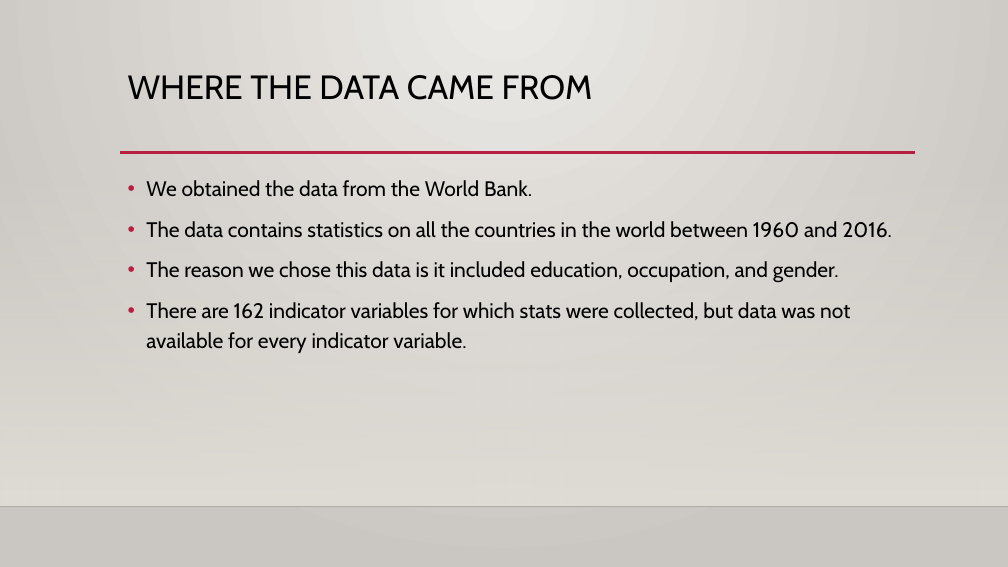
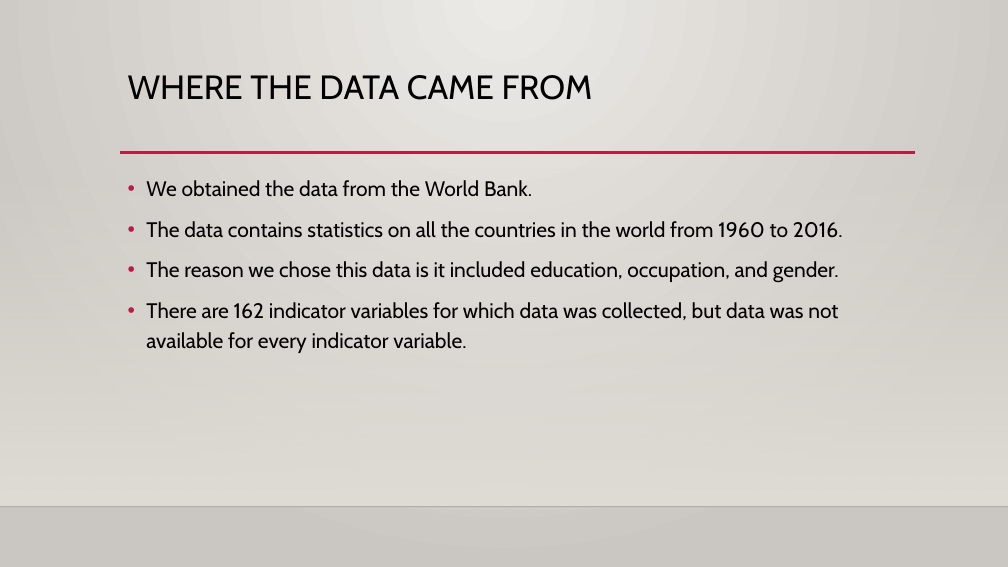
Before and after one commit to daveknockwin/MSDS6306-CS2, a slide deck: slide 5 of Save The Children.pptx. Drawn at 1008x567 pixels with LibreOffice and Linux fonts; fonts in the diff are those of the drawing; background and template pictures are left out. Boxes give left, top, right and bottom in pixels: in the first picture for what was removed or moved away, otherwise in the second. Text is boxed around its words. In the diff, an @@ line names an element or a change of style, - is before the commit and + after.

```diff
--- a/Save The Children.pptx
+++ b/Save The Children.pptx
@@ text at [146,221,843,238]: text changed @@
-• The data contains statistics on all the countries in the world between 1960 and 2016.
+• The data contains statistics on all the countries in the world from 1960 to 2016.
@@ text at [146,302,838,353]: text changed @@
-• There are 162 indicator variables for which stats were collected, but data was not available for every indicator variable.
+• There are 162 indicator variables for which data was collected, but data was not available for every indicator variable.
```
Also in this commit, not shown: 2 other slides changed, 3 slides added, 1 slide removed.
